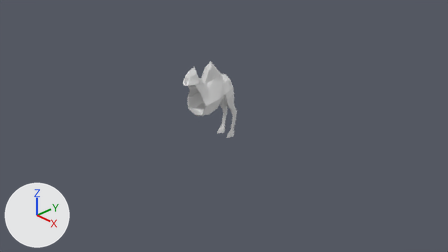
Before and after pictures for a commit that changed the Blender file camel_model.blend.
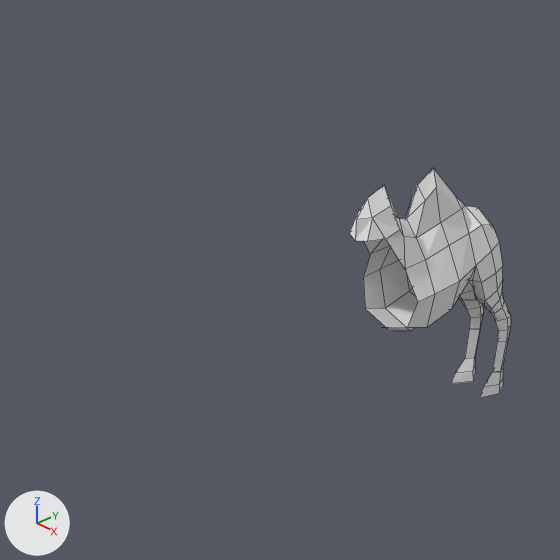
Each version appears first from the file's camera 'Camera', and next in a close-up on the part from 15% to 57% of the width and 2% to 76% of the height. The lights are fixed; the arrows at lower left show +X, +Y and +Z. The close-ups show mesh edges as thin lines.

The older version as bpy lines, for what is in view:
```python
me_camel = bpy.data.meshes.new('Camel')
me_camel.from_pydata(...)  # 114 vertices, 101 faces, 2 loose edges; spans x -0.05..0.31, y -0.58..0.89, z 0.0..1.92
me_camel.materials.append(mat_camel)  # white #e7e7e7
ob_camel = bpy.data.objects.new('Camel', me_camel)
ob_camel.location = (0.0, 0.0, 0.0)
ob_camel.show_transparent = True
_m = ob_camel.modifiers.new('Mirror', 'MIRROR')
```
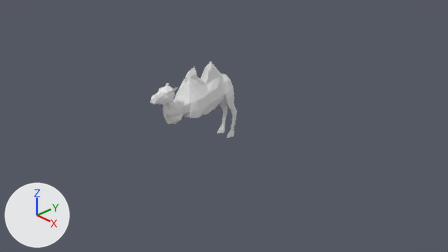
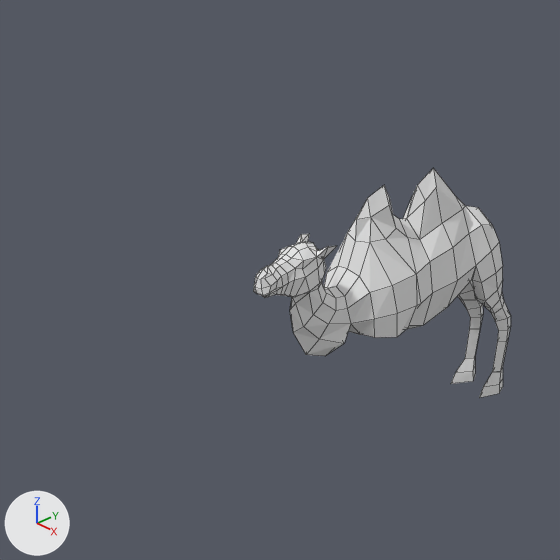
What differs and where, as boxes (x1, y1, x2, y2) in the close-ups (560 x 560 px):
'Camel', reshaped (59% wider): before (349, 168, 511, 398); after (253, 168, 511, 398)
part 1 of me_camel, built on: before (349, 185, 476, 331); after (253, 185, 476, 356)

The change, as a list of edits to the scene's bpy script:
```text
Change me_camel:
    used by ob_camel; location = (0.0, 0.0, 0.0)
    remove me_camel.from_pydata(...)  # 114 vertices, 101 faces, 2 loose edges; spans x -0.05..0.31, y -0.58..0.89, z 0.0..1.92
    add me_camel.from_pydata(...)  # 222 vertices, 204 faces, 4 loose edges; spans x 0.0..0.35, y -1.45..0.89, z 0.0..1.92
    me_camel part 1
    3 vertices in x 0.1..0.2, y -0.55..0.32, z 1.05..1.57 move by (0.02, 0.0, 0.0)
    3 vertices in x 0.08..0.19, y -0.2..0.13, z 1.38..1.51 move by (0.04, 0.0, 0.0)
    3 vertices in x 0.08..0.31, y -0.49..0.12, z 1.14..1.78 move by (-0.02, 0.0, 0.0)
    3 vertices in x 0.15..0.23, y -0.3..0.11, z 0.82..1.6 move by (-0.04, 0.0, 0.0)
    9 vertices move from x -0.05..0.31, y -0.33..0.35, z 0.73..1.58 to x 0.0..0.34, y -0.35..0.35, z 0.73..1.58
    108 vertices are added at x 0.0..0.35, y -1.45..-0.33, z 0.76..1.67
    2 loose edges are added
    103 new faces join them
```
